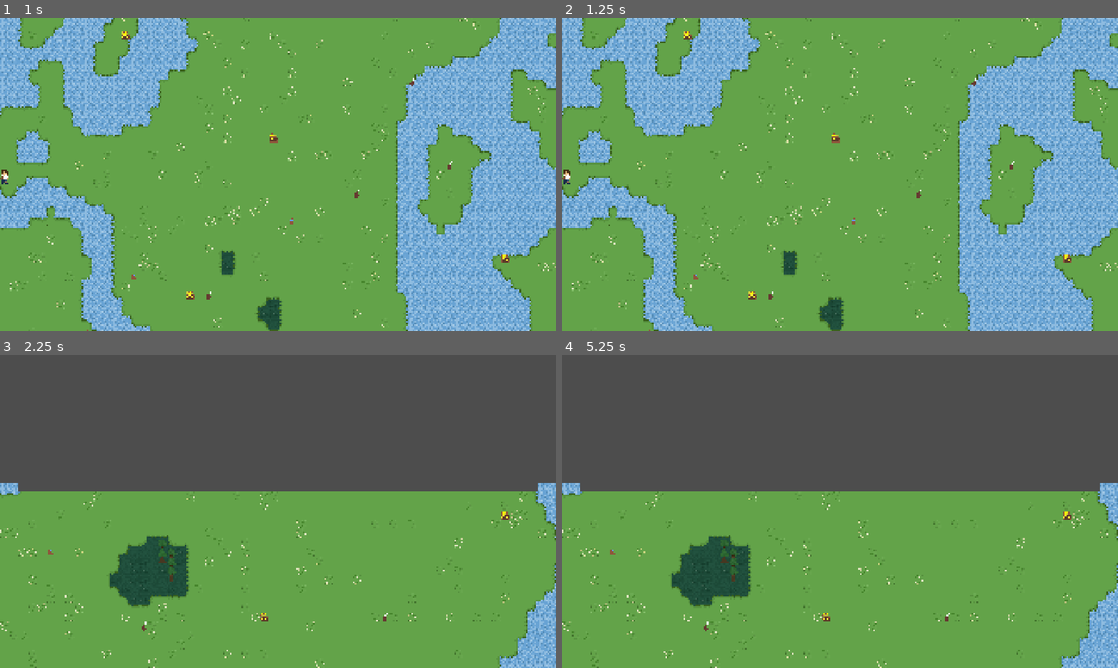
Above: before the commit, frames 1-4 (two rows, left to right).
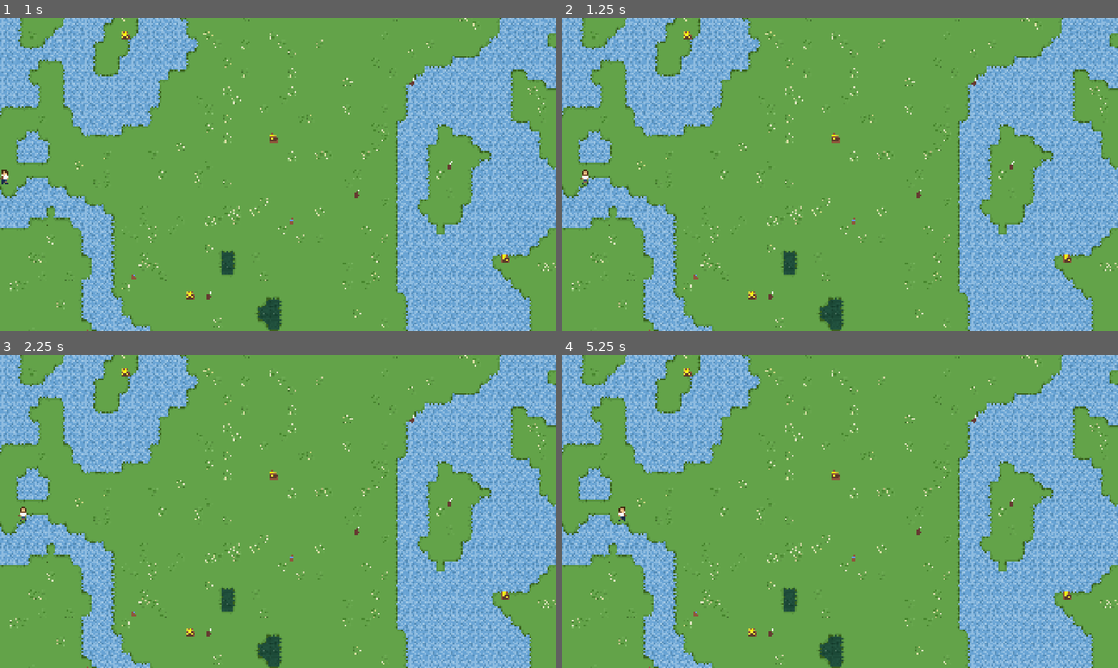
Above: after the commit, the same moments.

Repository: ew5234/CS3560-Project
Game: Godot game, scene res://scenes/gameboard.tscn
Two runs of this game, one before a commit and one after it. Both use one fixed random seed, a clock stepped at 60 frames per second and the inputs below.
Inputs:
- Up to frame 1 (1 s): tap Enter at 0.5 s
- Up to frame 2 (1.25 s): no input
- Up to frame 3 (2.25 s): tap Space at 2 s
- Up to frame 4 (5.25 s): tap Enter at 2.75, 4.25 s; tap Space at 3.5, 5 s

Frame 1 is identical in both runs. In frame 2, 0.1% of the frame differs, in the area x 0-5%, y 48-54%; in frame 3, 65%; in frame 4, 65%, in the area x 0-100%, y 0-100%.

Commit message:
reworked code to go straight

Diff:
--- a/scripts/GameManager.gd
+++ b/scripts/GameManager.gd
@@ -87,6 +87,18 @@
 	resetPlayerState()
 """
 func runPhase() -> void:
+	while gameState == STATE_RUNNING:
+		startPhase()
+		await get_tree().create_timer(0.5).timeout
+		decisionPhase()
+		await get_tree().create_timer(0.5).timeout
+		actionPhase()
+		await get_tree().create_timer(0.5).timeout
+		endPhase()
+		await get_tree().create_timer(0.5).timeout
+
+
+	"""
 	if gameState != STATE_RUNNING:
 		return
 	match gamePhase:
@@ -98,6 +110,7 @@
 			actionPhase()
 		PHASE_END:
 			endPhase()
+	"""
 
 func registerBoard(tile_map_layer: TileMapLayer) -> void:
 	boardTileMap = tile_map_layer
@@ -108,7 +121,10 @@
 	resetPlayerState()
 
 func resetPlayerState() -> void:
-	player.position = boardTileMap.map_to_local(Vector2i(1, y/2))
+	#actual player position
+	player.position =  boardTileMap.map_to_local(Vector2i(1, y/2))
+	#for the math
+	playerPosition = Vector2i(1, y/2)
 	playerStrength = playerMaxStrength
 	playerWater = playerMaxWater
 	playerFood = playerMaxFood
@@ -135,7 +151,6 @@
 	debugPrint("DECISION", "Selected action %s." % selectedAction["name"])
 	"""
 	path = brain.getDecision(playerBrain, playerScope, boardTileMap)
-	await get_tree().create_timer(2.0).timeout
 	gamePhase = PHASE_ACTION
 
 func actionPhase() -> void:
@@ -152,12 +167,13 @@
 
 	if path:
 		for i in path:
-			player.position = boardTileMap.local_to_map(i)
-			await get_tree().create_timer(2.0).timeout
+			player.position = boardTileMap.map_to_local(i)
+			playerPosition = i
+		await get_tree().create_timer(1.0).timeout
 	gamePhase = PHASE_END
 
 func endPhase() -> void:
-	if player.position.x >= x - 1:
+	if playerPosition.x >= x - 1:
 		gameState = STATE_WON
 		debugPrint("END", "Player reached the east edge and won.")
 		return
--- a/scripts/PlayerScripts/Vision/vision.gd
+++ b/scripts/PlayerScripts/Vision/vision.gd
@@ -9,7 +9,7 @@
 	for i in scopeCoors:
 		var data = tileMap.get_cell_tile_data(i)
 		if data:
-			var scopeCoorDistance = GameManager.player.position.distance_squared_to(i)
+			var scopeCoorDistance = GameManager.playerPosition.distance_squared_to(i)
 			if data.get_custom_data("itemType") == "food" and closestDistance > scopeCoorDistance:
 				closestDistance = scopeCoorDistance
 				closestFoodCoord = i
@@ -22,7 +22,7 @@
 	for i in scopeCoors:
 		var data = tileMap.get_cell_tile_data(i)
 		if data:
-			var scopeCoorDistance = GameManager.player.position.distance_squared_to(i)
+			var scopeCoorDistance = GameManager.playerPosition.distance_squared_to(i)
 			if data.get_custom_data("itemType") == "food" and closestDistance > scopeCoorDistance:
 				closestDistance = scopeCoorDistance
 				closestWaterCoord = i
@@ -35,7 +35,7 @@
 	for i in scopeCoors:
 		var data = tileMap.get_cell_tile_data(i)
 		if data:
-			var scopeCoorDistance = GameManager.player.position.distance_squared_to(i)
+			var scopeCoorDistance = GameManager.playerPosition.distance_squared_to(i)
 			if data.get_custom_data("itemType") == "food" and closestDistance > scopeCoorDistance:
 				closestDistance = scopeCoorDistance
 				closestGoldCoord = i
@@ -50,10 +50,8 @@
 
 func goStraight(scopeCoors, tileMap: TileMapLayer):
 	var farthestX = -INF
-	var farthestY = INF
+	var y = GameManager.playerPosition.y
 	for i in scopeCoors:
-		print(i)
-		if i.x > farthestX and i.y < farthestY:
+		if i.x > farthestX and i.y == y:
 			farthestX = i.x
-			farthestY = i.y
-	return Vector2(farthestX, farthestY)
+	return Vector2(farthestX, y)
--- a/scripts/PlayerScripts/Vision/visionScope.gd
+++ b/scripts/PlayerScripts/Vision/visionScope.gd
@@ -18,14 +18,14 @@
 # X
 func standardScope():
 	#get coordinates of standard scope
-	currentPosition = GameManager.player.position
+	currentPosition = GameManager.playerPosition
 	scopeCoors = [
 		currentPosition, #currentposition
 		Vector2(currentPosition.x, currentPosition.y+1), #currentPosition above
 		Vector2(currentPosition.x, currentPosition.y-1), #currentPosition below
 		Vector2(currentPosition.x+1, currentPosition.y), #currentPosition forward
 		Vector2(currentPosition.x+1, currentPosition.y+1), #currentPosition diag above
-		Vector2(currentPosition.x-1, currentPosition.y-1), #currentPosition diag below
+		Vector2(currentPosition.x+1, currentPosition.y-1), #currentPosition diag below
 		Vector2(currentPosition.x, currentPosition.y+2), #currentPosition above +1
 		Vector2(currentPosition.x, currentPosition.y-2), #currentPosition below +1
 		Vector2(currentPosition.x+2, currentPosition.y), #currentPosition forward +1
@@ -39,7 +39,7 @@
 # X X
 func cautiousScope():
 	#get coordinates of cautious scope
-	currentPosition = GameManager.player.position
+	currentPosition = GameManager.playerPosition
 	scopeCoors = [
 		currentPosition, #currentposition
 		Vector2(currentPosition.x, currentPosition.y+1), #currentPosition above
@@ -59,7 +59,7 @@
 # X X X
 func broadScope():
 	#get coordinates of broad scope
-	currentPosition = GameManager.player.position
+	currentPosition = GameManager.playerPosition
 	scopeCoors = [
 		currentPosition, #currentposition
 		Vector2(currentPosition.x, currentPosition.y+1), #currentPosition above
--- a/scripts/PlayerScripts/brain.gd
+++ b/scripts/PlayerScripts/brain.gd
@@ -41,7 +41,6 @@
 		elif fatigueCheck() == true:
 			coor = vision.stay()
 		else:
-			print("gostraight")
 			coor = vision.goStraight(visionScope, tileMap)
 	elif brainType == "aggressive":
 		if criticalEmergency() == true:
@@ -49,14 +48,14 @@
 	return coor
 
 func calculatePath(destCoor: Vector2):
-	var xDiff = destCoor.x - GameManager.player.position.x
-	var yDiff = destCoor.y - GameManager.player.position.y
+	var xDiff = destCoor.x - GameManager.playerPosition.x
+	var yDiff = destCoor.y - GameManager.playerPosition.y
 	var coorPath = []
-	var coorHolder = GameManager.player.position
+	var coorHolder = GameManager.playerPosition
 	var calculating = true
 	while calculating == true:
 		if xDiff > 0 and yDiff > 0:
-			coorHolder = Vector2(coorHolder.x+1, coorHolder.y+1)
+			coorHolder = Vector2(coorHolder.x+16, coorHolder.y+16)
 			xDiff -=1
 			yDiff -=1
 		elif xDiff > 0 and yDiff < 0:
@@ -75,7 +74,8 @@
 				yDiff +=1
 		else:
 			calculating = false
-		coorPath.append(coorHolder)
+		if not coorPath.has(coorHolder):
+			coorPath.append(coorHolder)
 	return coorPath
 
 func getDecision(brainType, scopeType, tileMap):
@@ -87,10 +87,7 @@
 		scopeCoor = visionScope.broadScope()
 	var destinationCoor = algorithm(brainType, scopeCoor, tileMap.get_child(2))
 	if destinationCoor != null:
-
 		var destinationPath = calculatePath(destinationCoor)
-		print(destinationPath)
 		return destinationPath
 	else:
-		print(destinationCoor)
 		return destinationCoor
--- a/scripts/SceneScripts/gameboard.gd
+++ b/scripts/SceneScripts/gameboard.gd
@@ -20,10 +20,12 @@
 
 	GameManager.registerPlayer($CharacterBody2D)
 
+	GameManager.runPhase()
+"""
 # Called every frame. 'delta' is the elapsed time since the previous frame.
 func _process(delta: float) -> void:
 	GameManager.runPhase()
-
+"""
 #escape menu
 """
 func _input(event: InputEvent) -> void:
